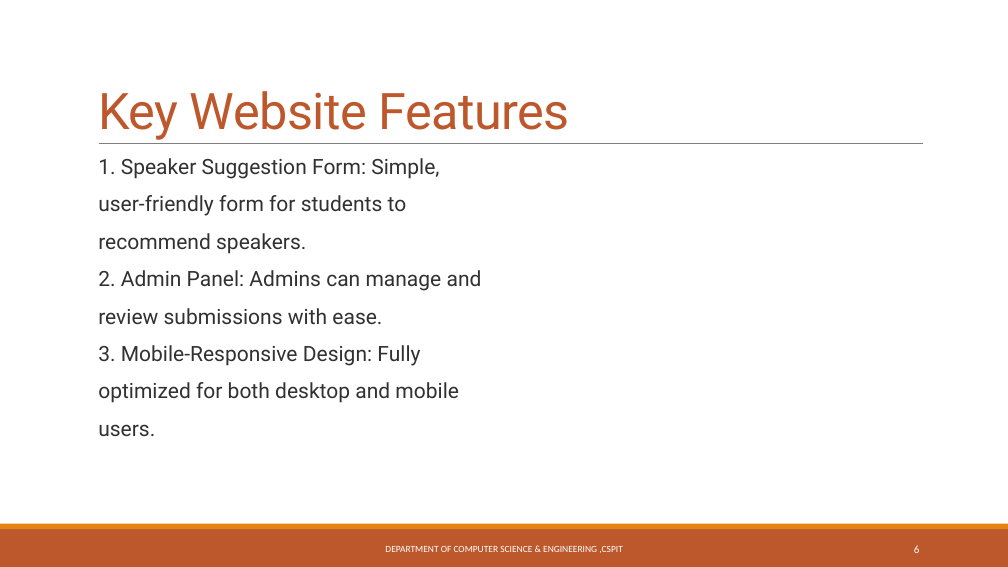
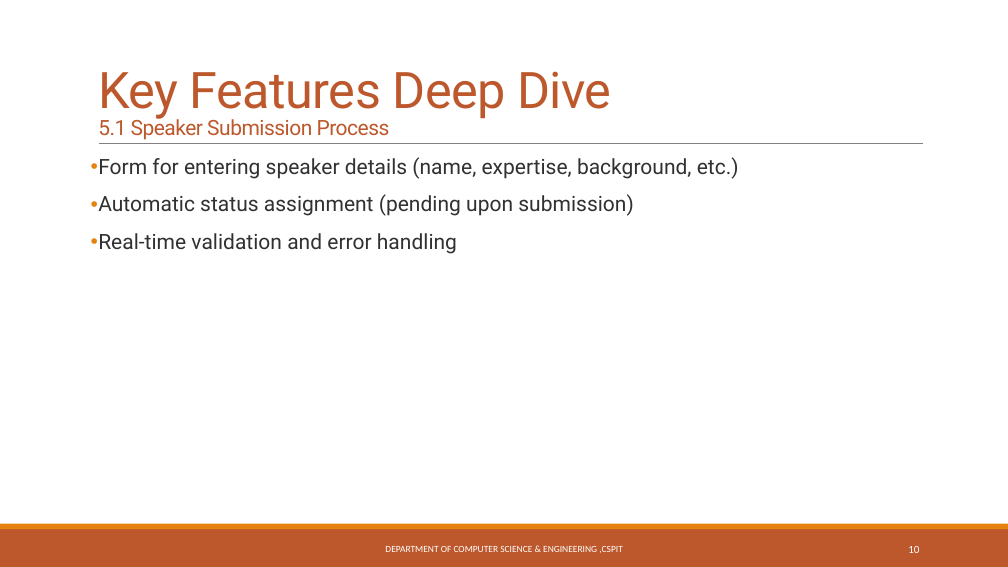
Before and after one commit to DebdootManna/expert-speaker-finder, a slide deck: slide 10 of Expert Speaker Finder.pptx (slide 6 before the commit). Drawn at 1008x567 pixels with LibreOffice and Linux fonts; fonts in the diff are those of the drawing. Boxes give left, top, right and bottom in pixels: in the first picture for what was removed or moved away, otherwise in the second. Text is boxed around its words. In the diff, an @@ line names an element or a change of style, - is before the commit and + after.

```diff
--- a/Expert Speaker Finder.pptx
+++ b/Expert Speaker Finder.pptx
@@ title at box(98, 71, 611, 140): text changed; size 48 to 20 pt @@
-Key Website Features
+Key Features Deep Dive
+5.1 Speaker Submission Process
@@ text at box(98, 157, 739, 254): text changed @@
-  1. Speaker Suggestion Form: Simple,
-  user-friendly form for students to
-  recommend speakers.
-  2. Admin Panel: Admins can manage and
-  review submissions with ease.
-  3. Mobile-Responsive Design: Fully
-  optimized for both desktop and mobile
-  users.
+• Form for entering speaker details (name, expertise, background, etc.)
+• Automatic status assignment (pending upon submission)
+• Real-time validation and error handling
@@ page number at box(908, 546, 919, 553): text changed @@
-6
+10
```
Also in this commit, not shown: 4 other slides changed, 4 slides added, 1 other file.
